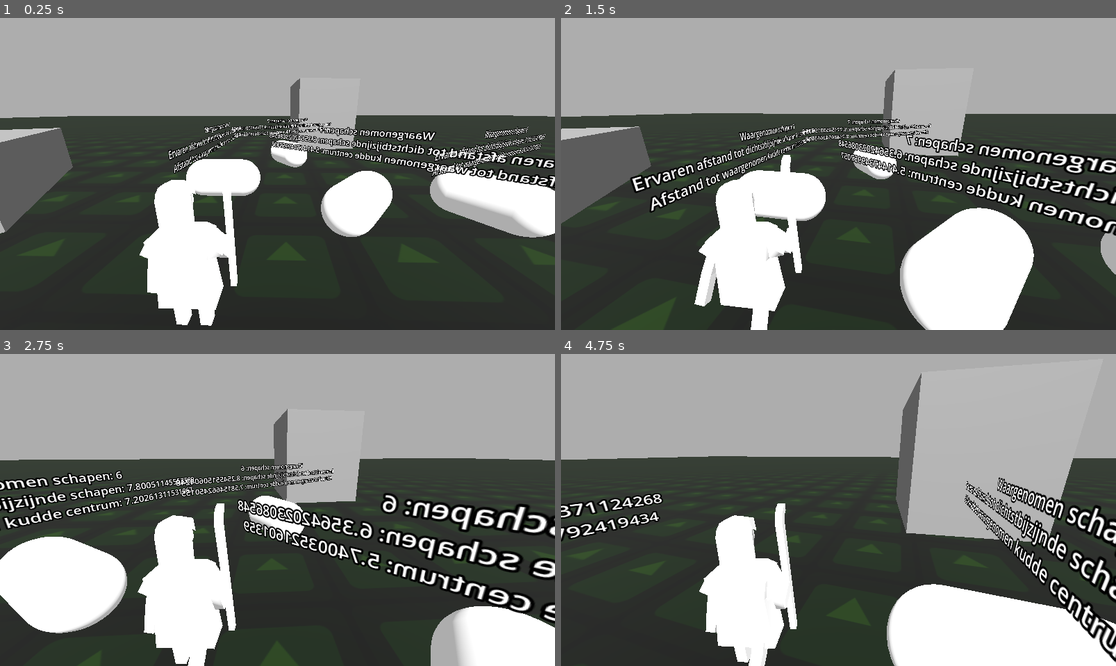
Above: before the commit, frames 1-4 (two rows, left to right).
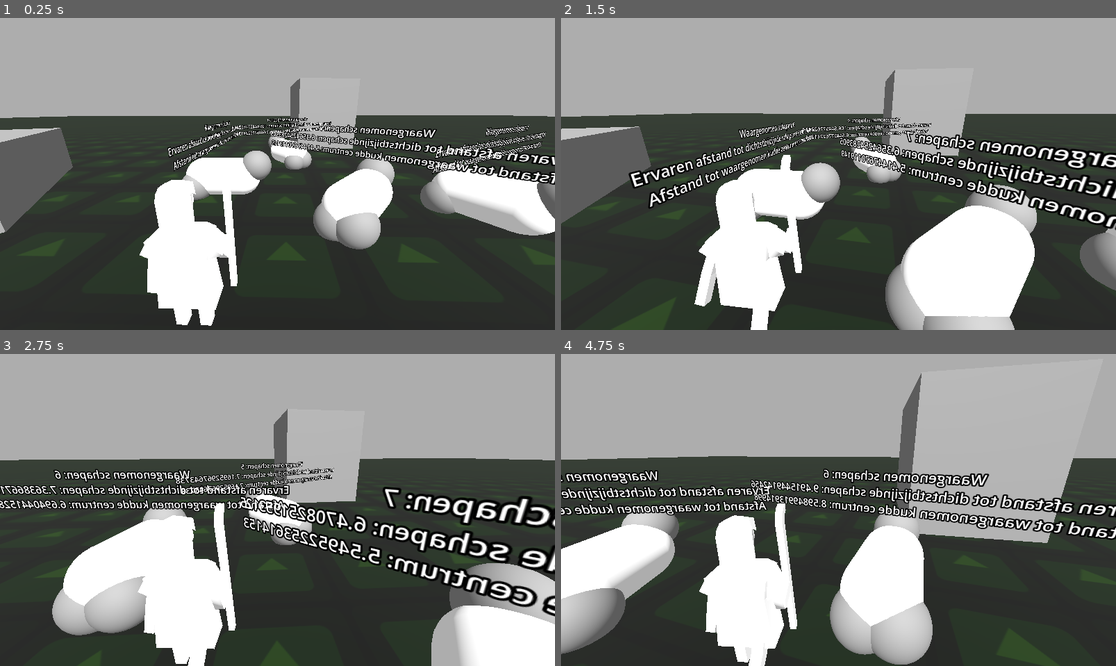
Above: after the commit, the same moments.

Repository: StudioZonnevang/Herda
Game: Godot game, scene res://Environments/veld.tscn
The game is run twice, just before and just after one commit, with the same random seed, the same clock (stepped at 60 frames per second) and the same inputs. The engine's default icon, where the game draws it, is replaced by a stand-in: a white triangle on a blue panel in a dark square.
Inputs (mouse positions are in pixels of both pictures, inside the frame that each line leads up to):
- Up to frame 1 (0.25 s): no input
- Up to frame 2 (1.5 s): tap Enter at 0.5 s; move the mouse to (866, 174) at 0.52 s; hold W (walk forward) from 0.53 s (still down); click (866, 174) at 0.6 s; move the mouse to (810, 174) at 1.27 s; click (810, 174) at 1.35 s
- Up to frame 3 (2.75 s): keep holding W (walk forward); move the mouse to (288, 503) at 2.02 s; click (288, 503) at 2.1 s
- Up to frame 4 (4.75 s): keep holding W (walk forward); move the mouse to (832, 516) at 2.77 s; click (832, 516) at 2.85 s; move the mouse to (877, 513) at 3.52 s; click (877, 513) at 3.6 s; move the mouse to (794, 506) at 4.27 s; click (794, 506) at 4.35 s

The runs differ from the first frame. In frame 1, 7.3% of the frame differs, in the area x 30-100%, y 31-75%; in frame 2, 12%; in frame 3, 20%; in frame 4, 29%, in the area x 0-100%, y 36-100%.

Commit message:
update verplaatsing

Diff:
--- a/herda-godot/Code/Scripts/schaap.gd
+++ b/herda-godot/Code/Scripts/schaap.gd
@@ -1,5 +1,5 @@
 class_name schaap
-extends Node3D
+extends CharacterBody3D
 
 @export var herder_scene: Node3D
 @export var debug_mode : bool = true
@@ -13,6 +13,9 @@
 var speed : float
 @export var max_speed : float = 30
 @export var turn_speed : float = 1
+@export var schaap_acceleration: float = 1
+
+@export var minimum_behoefte: float = 0.01
 
 @export var honger_increment: float = 0.001 # 0.001 = 0.1% per second
 
@@ -54,6 +57,8 @@
 	if(herder_scene != null):
 		mijn_herder = herder_scene.find_child("herder")
 
+func _physics_process(delta: float) -> void:
+	move_and_slide()
 
 # Called every frame. 'delta' is the elapsed time since the previous frame.
 func _process(delta: float) -> void:
@@ -64,10 +69,11 @@
 	update_behoefte_persoonlijke_ruimte()
 	update_behoefte_gezelligheid()
 
-	match [0.01, behoefte_voeding, behoefte_persoonlijke_ruimte, behoefte_gezelligheid].max() :
+	match [minimum_behoefte, behoefte_voeding, behoefte_persoonlijke_ruimte, behoefte_gezelligheid].max() :
 		behoefte_voeding : voeding_logica()
 		behoefte_persoonlijke_ruimte : persoonlijke_ruimte_logica(delta)
-		behoefte_gezelligheid : gezelligheid_logica()
+		behoefte_gezelligheid : gezelligheid_logica(delta)
+		minimum_behoefte: verplaatsen_gebied(delta)
 
 	if debug_mode:
 		update_debug_panel()
@@ -91,7 +97,7 @@
 	if (behoefte_voeding < 1):
 		behoefte_voeding += delta * honger_increment
 	else:
-		# shaap gaat dood
+		# schaap gaat dood
 		pass
 
 func update_behoefte_persoonlijke_ruimte() -> void:
@@ -151,20 +157,45 @@
 	behoefte_voeding = 0
 
 func persoonlijke_ruimte_logica(delta) -> void:
+	# is just a redirection now. movement logic is called from verplaatsen_gebied
+	# keep for now because i think we will need logic here later
+	verplaatsen_gebied(delta)
+
+func persoonlijke_ruimte_verplaatsing() -> Vector2:
+	if behoefte_persoonlijke_ruimte < minimum_behoefte: return Vector2(0,0)
+
 	var run_direction = Vector2(0,0)
 	for irritatiebron in irritatiebronnen:
 		var dir = (global_position - irritatiebron.bron.global_position) * irritatiebron.irritatie
 		run_direction += Vector2(dir.x, dir.z)
-	run_direction = run_direction.normalized()
-
-	# this can then feed into the verplaatsing function which also looks at other movement goals.
-	# for now im just making them turn straight away and run
-
-	schaap_orienteren(global_position + Vector3(run_direction.x, 0, run_direction.y), delta)
-	schaap_verplaatsen(delta)
-
-func gezelligheid_logica() -> void:
-	pass
+	return run_direction
+
+func gezelligheid_logica(delta) -> void:
+	# is just a redirection now. see persoonlijke_ruimte_logica
+	verplaatsen_gebied(delta)
+
+func gezelligheid_verplaatsing() -> Vector2:
+	return Vector2(0,0)
+
+### Verplaatsing ###
+
+func verplaatsen_gebied(delta) -> void:
+	# General movement function: optimize position for different goals
+	var run_goal = Vector2(0,0)
+
+	run_goal += persoonlijke_ruimte_verplaatsing()
+	run_goal += gezelligheid_verplaatsing()
+
+	run_goal = run_goal.normalized()
+
+	run_goal = Vector3(run_goal.x, 0, run_goal.y)
+	if(run_goal.length_squared() > 0):
+		schaap_orienteren(global_position - run_goal, delta)
+	velocity += (run_goal * max_speed * [behoefte_voeding, behoefte_persoonlijke_ruimte, behoefte_gezelligheid].max() - velocity) * delta * schaap_acceleration
+
+func verplaatsen_doel(goal, delta) -> void:
+	# We need speed, direction, correct orientation
+	global_position += transform.basis.z * -max_speed * delta * [behoefte_voeding, behoefte_persoonlijke_ruimte, behoefte_gezelligheid].max()
 
 ### Utilities ###
 
@@ -178,10 +209,6 @@
 	var new_speed : float = speed + 0.01
 	new_speed = clampf(new_speed, 0, max_speed)
 	return new_speed
-
-func schaap_verplaatsen(delta) -> void:
-	# We need speed, direction, correct orientation
-	global_position += transform.basis.z * -max_speed * delta * [behoefte_voeding, behoefte_persoonlijke_ruimte, behoefte_gezelligheid].max()
 
 func schaap_orienteren(target : Vector3, delta : float) -> void:
 	var vector_to_target = target - global_position
--- a/herda-godot/Prefabs/schaap.tscn
+++ b/herda-godot/Prefabs/schaap.tscn
@@ -5,7 +5,14 @@
 
 [sub_resource type="CapsuleMesh" id="CapsuleMesh_3k1mh"]
 
-[node name="Schaap" type="Node3D" unique_id=267504549 node_paths=PackedStringArray("debug_label")]
+[sub_resource type="BoxShape3D" id="BoxShape3D_v8lhw"]
+size = Vector3(0.6040039, 0.9840088, 1.303894)
+
+[sub_resource type="SphereMesh" id="SphereMesh_v8lhw"]
+radius = 0.4
+height = 0.8
+
+[node name="Schaap" type="CharacterBody3D" unique_id=258340122 node_paths=PackedStringArray("debug_label")]
 script = ExtResource("1_5i12d")
 debug_label = NodePath("Label3D")
 
@@ -18,3 +25,19 @@
 transform = Transform3D(1, 0, 0, 0, 1, 0, 0, 0, 1, 0, 1.2538025, 0)
 text = "Schaap id:
 "
+
+[node name="CollisionShape3D" type="CollisionShape3D" parent="." unique_id=1393164505]
+transform = Transform3D(1, 0, 0, 0, 1, 0, 0, 0, 1, 0.007080078, -0.003112793, 0.035614014)
+shape = SubResource("BoxShape3D_v8lhw")
+
+[node name="MeshInstance3D" type="MeshInstance3D" parent="." unique_id=2092126818]
+transform = Transform3D(1, 0, 0, 0, 1, 0, 0, 0, 1, 0, 0.3034668, 0.9075012)
+mesh = SubResource("SphereMesh_v8lhw")
+
+[node name="MeshInstance3D2" type="MeshInstance3D" parent="." unique_id=1379439457]
+transform = Transform3D(1, 0, 0, 0, 1, 0, 0, 0, 1, -0.21569824, -0.21530533, -0.68237305)
+mesh = SubResource("SphereMesh_v8lhw")
+
+[node name="MeshInstance3D3" type="MeshInstance3D" parent="." unique_id=49331433]
+transform = Transform3D(1, 0, 0, 0, 1, 0, 0, 0, 1, 0.16519165, -0.25610733, -0.68237305)
+mesh = SubResource("SphereMesh_v8lhw")
